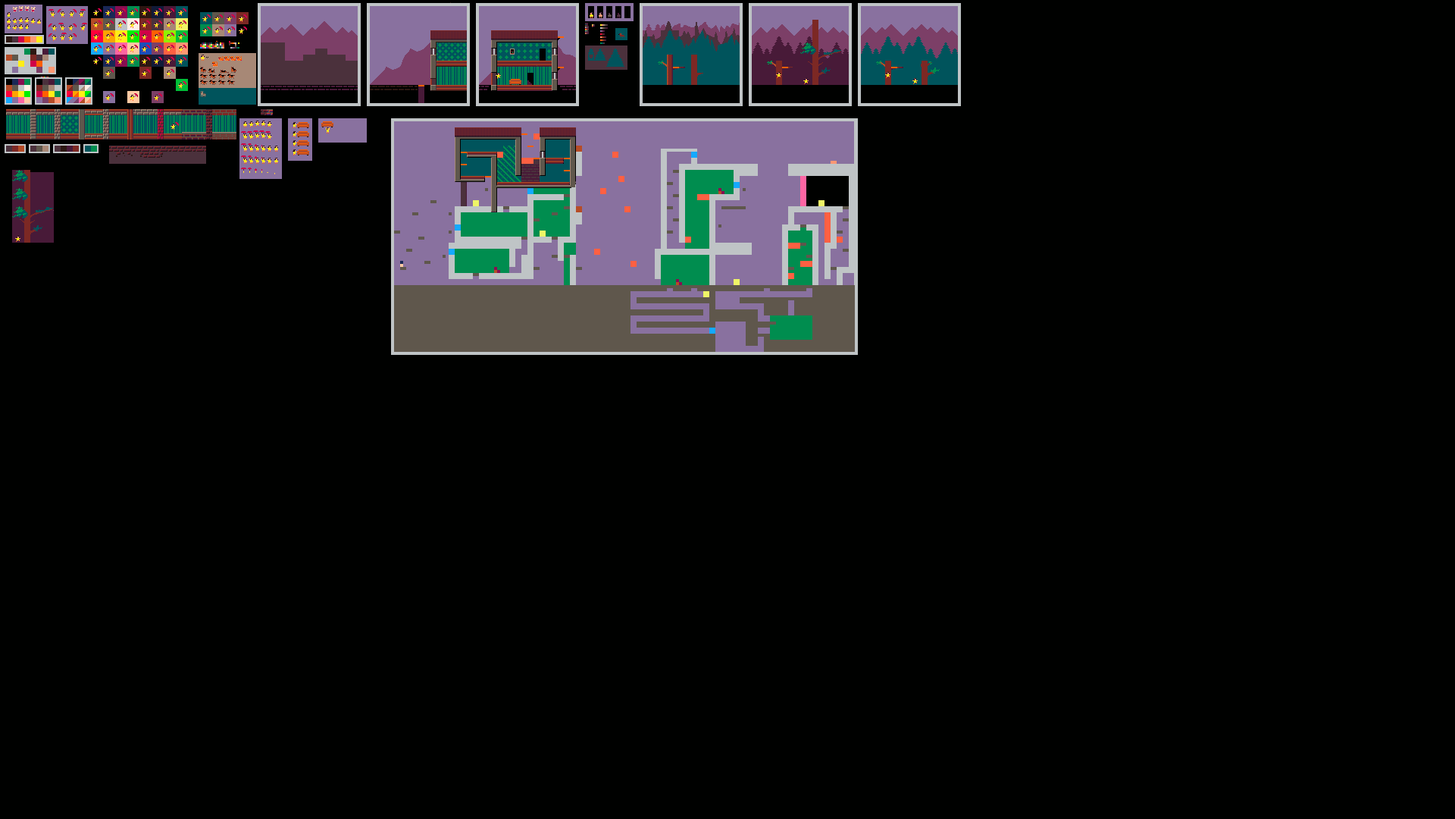
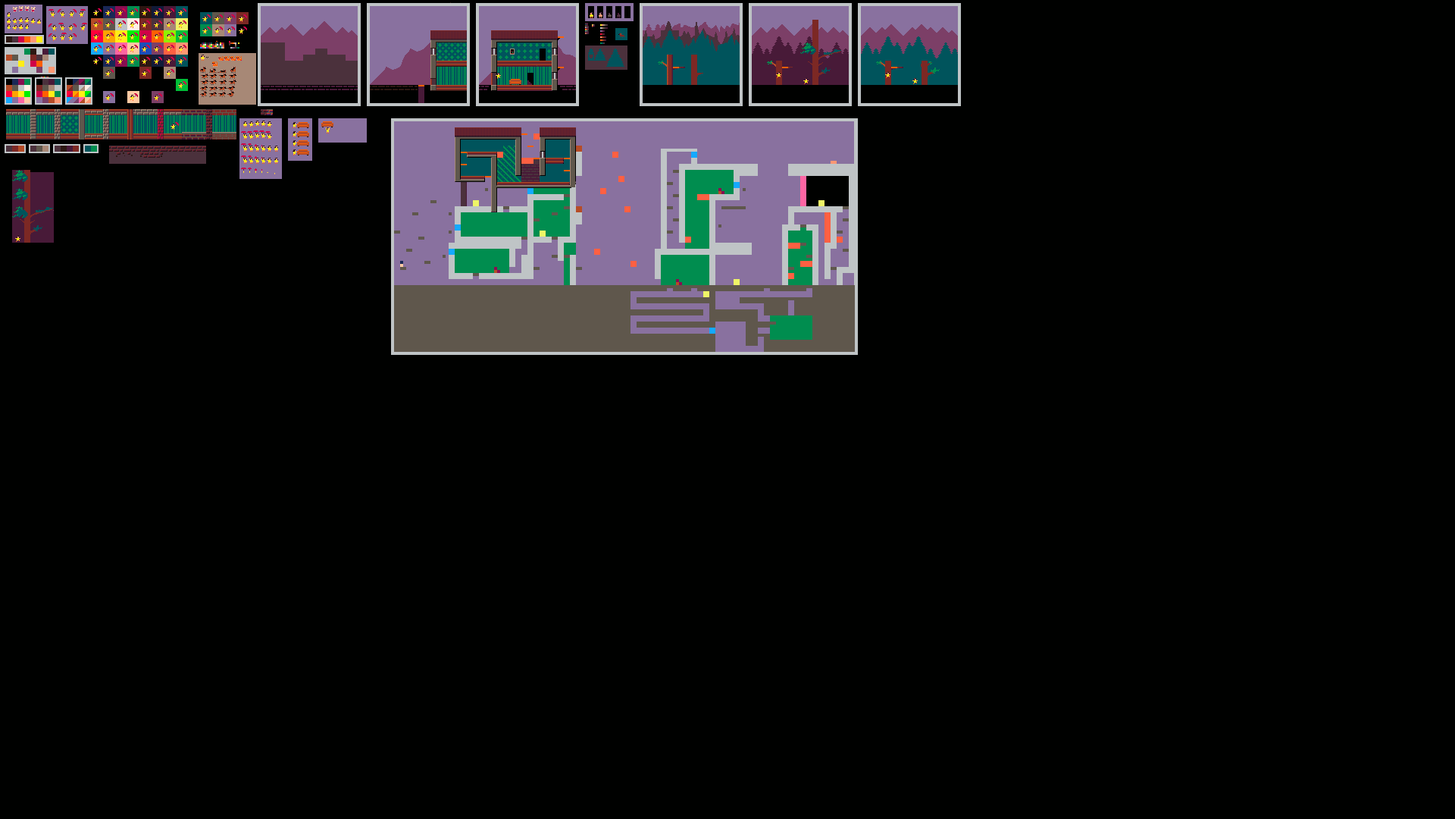
Before/after of a 1455 x 819 layered artwork. What changed in the layer stack:
painted on "Background" over [12,66,257,218]
